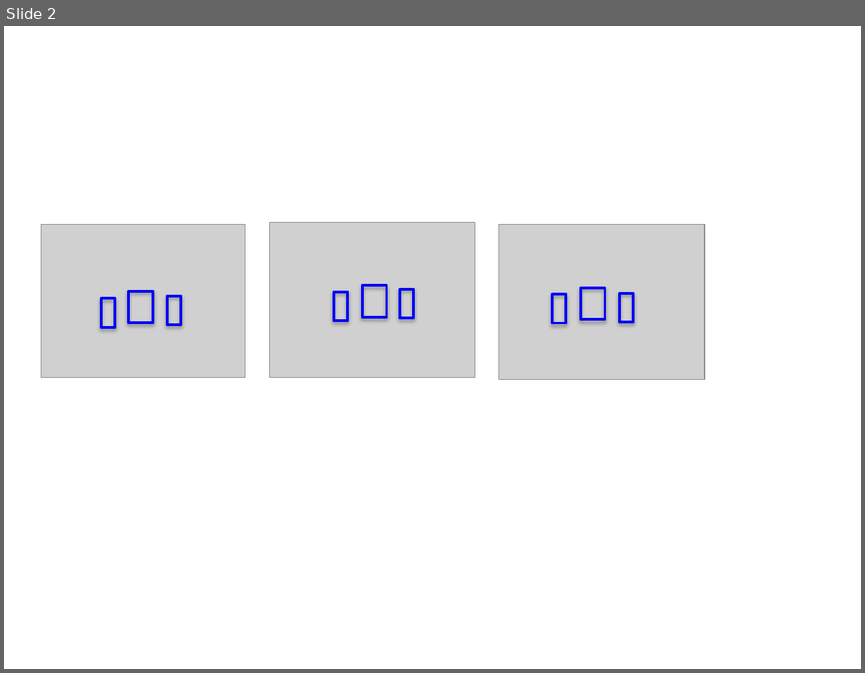
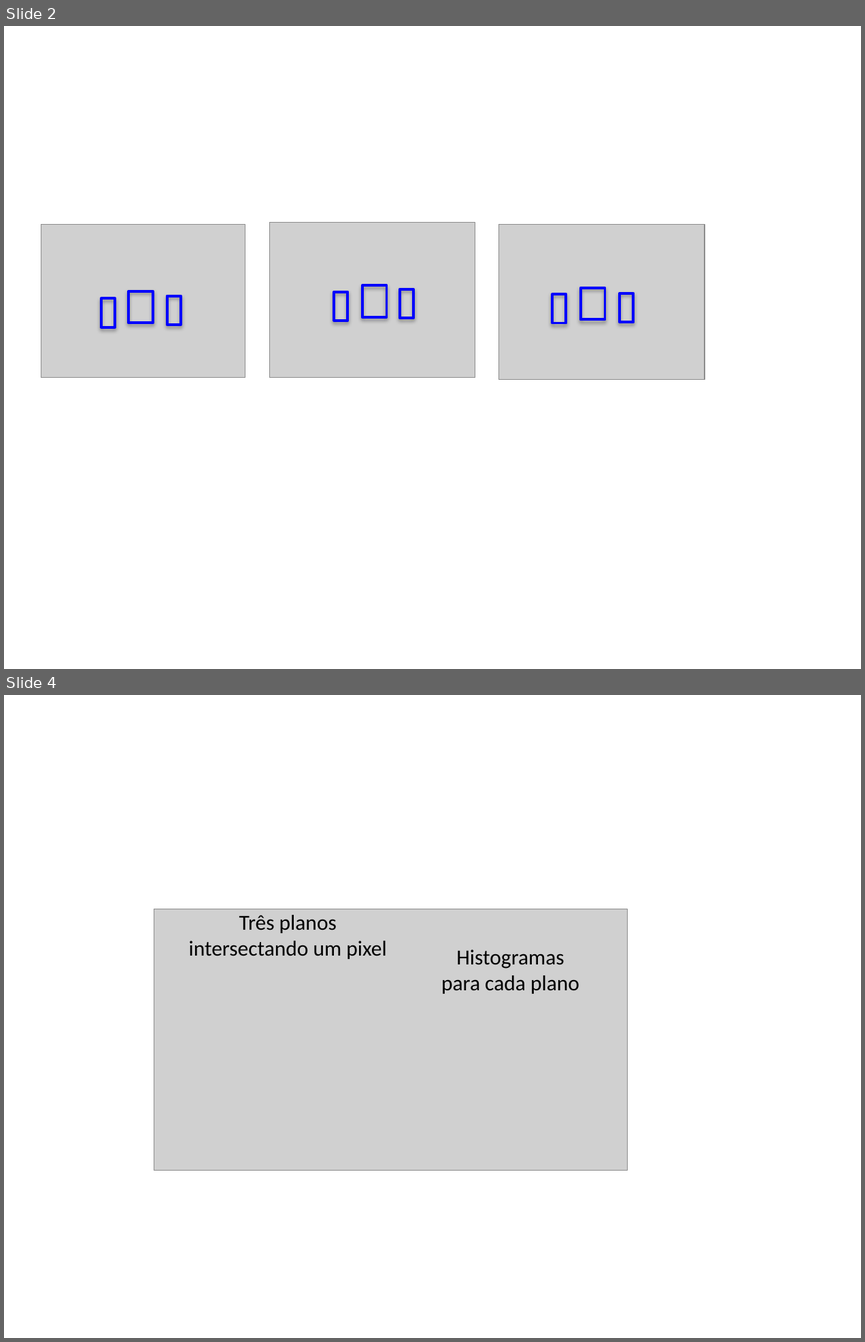
Before and after one commit to tiagofrepereira2012/masters_thesis, a slide deck: qualification/portuguese/images/source.pptx. Shown one above the other, each under a label of ours: slide 2 before the commit, slides 2 and 4 after it; the slides between them are not shown. The pictures are 865x673 and 865x1342 pixels, drawn with LibreOffice and Linux fonts; fonts in the diff are those of the drawing; grey boxes stand for pictures. Boxes give left, top, right and bottom in pixels: in the first picture for what was removed or moved away, otherwise in the second. Text is boxed around its words. In the diff, an @@ line names an element or a change of style, - is before the commit and + after.

```diff
--- a/qualification/portuguese/images/source.pptx
+++ b/qualification/portuguese/images/source.pptx
@@ slide 4 added at box(4, 695, 861, 1338), background #FFFFFF @@
@@ picture added at box(154, 909, 627, 1170) @@
@@ text added at box(189, 915, 386, 959), 18 pt, text #000000 @@
+Três planos
+intersectando um pixel
@@ text added at box(441, 949, 579, 994), 18 pt, text #000000 @@
+Histogramas
+para cada plano
```
Also in this commit, not shown: 1 slide changed, 3 other slides added, 10 other files.
